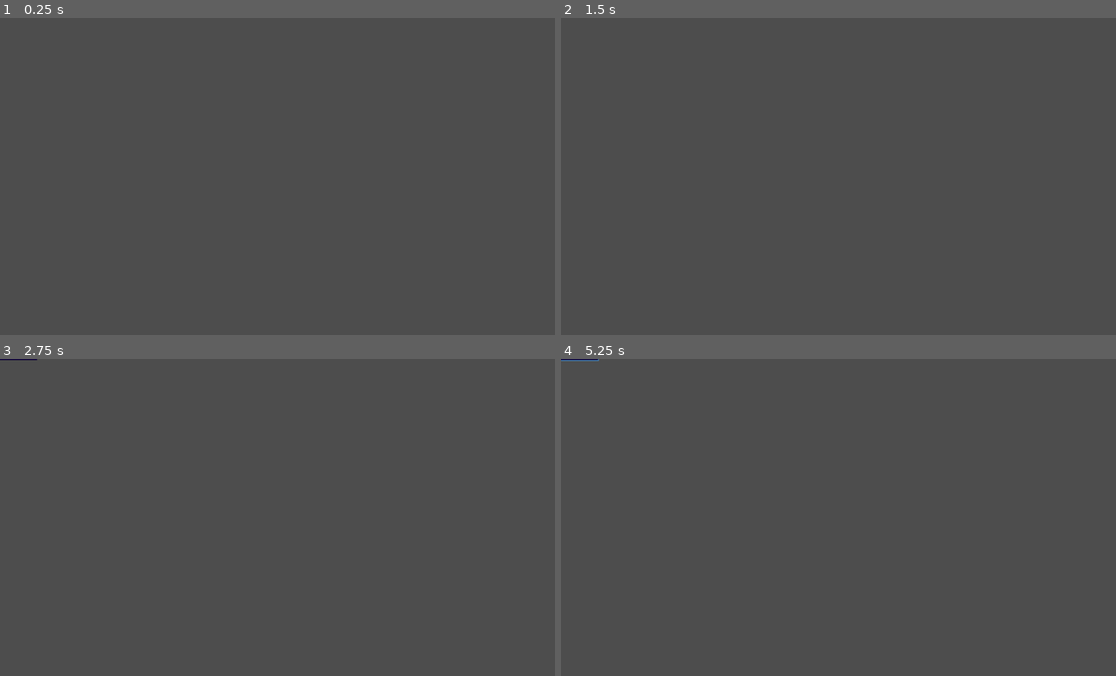
Above: before the commit, frames 1-4 (two rows, left to right).
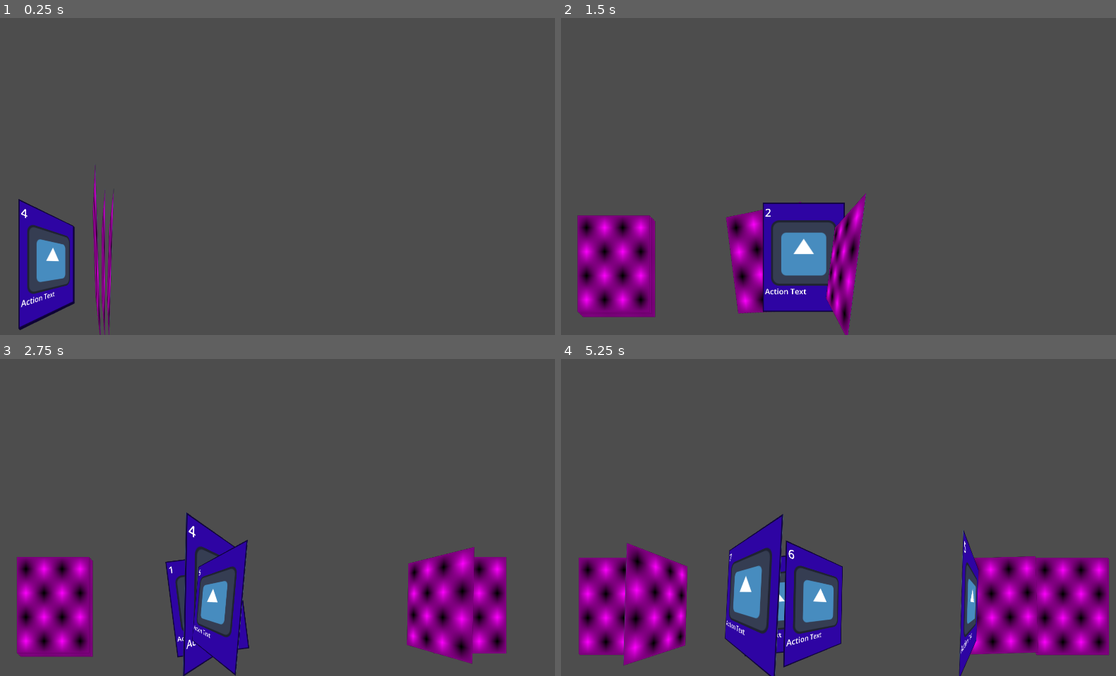
Above: after the commit, the same moments.

Repository: MamaDespik/GGJ-1
Game: Godot game, scene res://Cards/CardsContainer.tscn
Two runs of this game, one before a commit and one after it. Both use one fixed random seed, a clock stepped at 60 frames per second and the inputs below. Before the commit the project starts from res://Cards/card_pile.tscn. The engine's default icon, where the game draws it, is replaced by a stand-in: a white triangle on a blue panel in a dark square.
Inputs (mouse positions are in pixels of both pictures, inside the frame that each line leads up to):
- Up to frame 1 (0.25 s): no input
- Up to frame 2 (1.5 s): tap Enter (ui_accept) at 0.5, 0.77, 1.07 s; move the mouse to (966, 160) at 0.52 s; hold D (move_right) 0.53-1.28 s; hold Mouse wheel up (change_highlight_left) 0.53-1.28 s; tap Mouse wheel down (change_highlight_right) at 0.8, 1.35 s; move the mouse to (733, 192) at 1.27 s; hold S (move_down) from 1.28 s (still down)
- Up to frame 3 (2.75 s): tap Enter (ui_accept) at 1.52, 1.82, 2.3 s; click (172, 533) at 1.55 s; move the mouse to (338, 447) at 2.02 s; release S (move_down) at 2.03 s; press the mouse at (338, 447) at 2.03 s; hold D (move_right) from 2.03 s (still down)
- Up to frame 4 (5.25 s): move the mouse to (816, 580) at 2.77 s; release D (move_right) at 2.78 s; release the mouse at (816, 580) at 2.78 s; hold W (move_up) 2.78-3.53 s; tap Enter (ui_accept) at 2.85, 3.02, 3.32, 3.77, 4.07, 4.52, 4.82 s; tap Mouse wheel up (change_highlight_left) at 3.05 s; move the mouse to (1010, 565) at 3.52 s; hold Mouse wheel up (change_highlight_left) 3.53-4.28 s; hold A (move_left) 3.53-5.03 s; tap Mouse wheel down (change_highlight_right) at 3.8, 4.35 s; right-click (1010, 565) at 4.15 s; move the mouse to (672, 469) at 4.27 s; click (672, 469) at 4.55 s; move the mouse to (871, 517) at 5.02 s; press the mouse at (871, 517) at 5.03 s; hold S (move_down) from 5.03 s (still down)

The runs differ from the first frame. In frame 1, 3.6% of the frame differs, in the area x 3-21%, y 46-100%; in frame 2, 11%; in frame 3, 15%; in frame 4, 20%, in the area x 0-99%, y 0-100%.

Commit message:
Card Drawing, Playing, Discarding, Shuffling Flow

Diff:
--- a/godovelopment-game-jam-1/Cards/Card.tscn
+++ b/godovelopment-game-jam-1/Cards/Card.tscn
@@ -20,6 +20,7 @@
 size = Vector2(375, 500)
 
 [node name="Card" type="Node2D"]
+top_level = true
 script = ExtResource("1_470ht")
 card_title = "Base Card"
 card_image = ExtResource("2_wsk7e")
--- /dev/null
+++ b/godovelopment-game-jam-1/Cards/CardsContainer.tscn
@@ -0,0 +1,17 @@
+[gd_scene load_steps=4 format=3 uid="uid://qtxlhtingap8"]
+
+[ext_resource type="PackedScene" uid="uid://d00l07i5ch5hn" path="res://Cards/card_pile.tscn" id="1_5ohjb"]
+[ext_resource type="Script" uid="uid://certvh83frrd1" path="res://Cards/cards_container.gd" id="1_pb388"]
+[ext_resource type="PackedScene" uid="uid://dfbubca2bprgq" path="res://Cards/hand.tscn" id="2_5ohjb"]
+
+[node name="Control" type="Node2D"]
+script = ExtResource("1_pb388")
+
+[node name="DrawPile" parent="." instance=ExtResource("1_5ohjb")]
+position = Vector2(179, 1000)
+
+[node name="Hand" parent="." instance=ExtResource("2_5ohjb")]
+position = Vector2(825, 1000)
+
+[node name="DiscardPile" parent="." instance=ExtResource("1_5ohjb")]
+position = Vector2(1732, 1000)
--- a/godovelopment-game-jam-1/Cards/card.gd
+++ b/godovelopment-game-jam-1/Cards/card.gd
@@ -7,6 +7,8 @@
 
 var is_face_up:bool = true
 var is_highlighted:bool = false
+var position_tween:Tween
+var target_angle:float = 0
 
 @onready var card_model = $CardSprite/CardModelViewport/CardModel
 @onready var card_front = %CardFront
@@ -31,12 +33,10 @@
 	return
 
 func flip():
-	var target_angle:float
-	if is_face_up: target_angle = PI
-	else: target_angle = 0
+	target_angle += PI
+	is_face_up = !is_face_up
 	var tween = create_tween()
-	tween.tween_property(card_model, "rotation", Vector3(0,target_angle,0), .3)
-	tween.tween_property(self, "is_face_up", !is_face_up, 0)
+	tween.tween_property(card_model, "rotation:y", target_angle, 1)
 	return
 
 func use():
@@ -52,16 +52,24 @@
 
 func highlight():
 	is_highlighted = true
-	z_index = 99
+	#z_index = 99
 	var tween:Tween = create_tween()
 	tween.tween_property(self, "scale", Vector2(1.2,1.2), .2)
-	#TODO
 	return
 
 func dehighlight():
 	is_highlighted = false
-	z_index = 0
+	#z_index = 0
 	var tween:Tween = create_tween()
 	tween.tween_property(self, "scale", Vector2(1,1), .2)
-	#TODO
 	return
+
+func update_position(new_position:Vector2, new_rotation:float = 0):
+	var animation_time:float = 1 #+randf_range(-.01,.01)
+	#if position_tween == null or !position_tween.is_running():
+	position_tween = create_tween()
+	position_tween.set_ease(Tween.EASE_IN_OUT)
+	position_tween.set_parallel()
+	position_tween.tween_property(self, "global_position", new_position, animation_time)
+	position_tween.tween_property(self, "rotation", new_rotation, animation_time)
+	return
--- a/godovelopment-game-jam-1/Cards/card_pile.gd
+++ b/godovelopment-game-jam-1/Cards/card_pile.gd
@@ -3,28 +3,34 @@
 
 var cards:Array[Card]
 var offset:int = 3
-var count:int = 1 #DEBUG
 
 func draw() -> Card:
 	var drawn_card:Card = cards.pop_front()
-	if !drawn_card: return null
-	remove_child(drawn_card)
-	update_cards()
+	if drawn_card:
+		remove_child(drawn_card)
+		update_cards()
 	return drawn_card
 
 func update_cards():
 	for child in get_children():
 		remove_child(child)
 	for i in range(cards.size(),0, -1):
-		var tween:Tween = create_tween()
-		tween.tween_property(cards[i-1], "position", position + ((i-1) * Vector2(offset, offset)), .2)
-		#cards[i-1].position = position + ((i-1) * Vector2(offset, offset))
 		add_child(cards[i-1])
+		if cards[i-1].is_face_up: cards[i-1].flip()
 		cards[i-1].dehighlight()
+		#cards[i-1].global_position.y = global_position.y
+		cards[i-1].update_position(global_position + ((i-1)*Vector2(offset,offset)))
+		#var tween:Tween = create_tween()
+		#tween.set_parallel()
+		#tween.tween_property(cards[i-1], "global_position", global_position + ((i-1) * Vector2(offset, offset)), 1)
+		#tween.tween_property(cards[i-1], "rotation", 0, 1)
 	return
 
-func add_card(card:Card):
-	cards.append(card)
+func add_card(card:Card, put_on_top:bool = false):
+	if put_on_top:
+		cards.insert(0, card)
+	else:
+		cards.append(card)
 	update_cards()
 	return
 
@@ -37,16 +43,3 @@
 	cards.shuffle()
 	update_cards()
 	return
-
-func _input(event):
-	if event.is_action_pressed("select"): #DEBUG
-		var new_card:Card = load("res://Cards/Card.tscn").instantiate()
-		new_card.card_title = str(count)
-		count += 1
-		add_card(new_card)
-	if event.is_action_pressed("cancel"):#DEBUG
-		var drawn_card:Card = draw()
-		if drawn_card: drawn_card.queue_free()
-	if event.is_action_pressed("ui_accept"):#DEBUG
-		shuffle()
-	return
--- /dev/null
+++ b/godovelopment-game-jam-1/Cards/cards_container.gd
@@ -0,0 +1,36 @@
+extends Node2D
+class_name CardsContainer
+
+var count:int = 1 #DEBUG
+
+@onready var draw_pile: CardPile = $DrawPile
+@onready var hand: Hand = $Hand
+@onready var discard_pile: CardPile = $DiscardPile
+
+func _ready() -> void:
+	for i in 10:
+		var new_card:Card = load("res://Cards/Card.tscn").instantiate()
+		new_card.card_title = str(count)
+		count += 1
+		new_card.position = draw_pile.position
+		draw_pile.add_card(new_card)
+	for i in hand.hand_size:
+		hand.add_card(draw_pile.draw())
+	hand.card_removed.connect(_on_hand_card_removed)
+	hand.empty.connect(_on_hand_empty)
+	return
+
+func _on_hand_card_removed(card:Card):
+	discard_pile.add_card(card, true)
+	var drawn_card = draw_pile.draw()
+	if drawn_card:
+		hand.add_card(drawn_card)
+	return
+
+func _on_hand_empty():
+	for i in discard_pile.cards.size():
+		draw_pile.add_card(discard_pile.draw())
+	draw_pile.shuffle()
+	for i in hand.hand_size:
+		hand.add_card(draw_pile.draw())
+	return
--- a/godovelopment-game-jam-1/Cards/hand.gd
+++ b/godovelopment-game-jam-1/Cards/hand.gd
@@ -5,7 +5,7 @@
 var spacing:int = 100
 var angle_spacing:float = PI/25
 var cards:Array[Card]
-var highlight_index:int = -1
+var highlight_index:int = 0
 
 signal card_removed(card:Card)
 signal empty
@@ -14,10 +14,6 @@
 	return
 
 func _input(event: InputEvent) -> void:
-	if event.is_action_pressed("select"): #DEBUG
-		add_card(load("res://Cards/card.tscn").instantiate())
-	if event.is_action_pressed("cancel"): #DEBUG
-		remove_card(cards[0])
 	if event.is_action_pressed("change_highlight_left"):
 		highlight_index = wrapi(highlight_index-1, 0, cards.size())
 		update_highlight()
@@ -27,18 +23,26 @@
 	return
 
 func update_hand():
+	update_highlight()
 	for child in get_children():
 		remove_child(child)
-
 	@warning_ignore("integer_division")
-	var start_position:int = -(spacing*(cards.size()-1))/2
+	var start_position:float = global_position.x -(spacing*(cards.size()-1))/2
 	var start_angle:float = -(angle_spacing*(cards.size()-1))/2
 	for i in cards.size():
 		add_child(cards[i])
-		if !cards[i].is_face_up: cards[i].flip()
-		var tween:Tween = create_tween()
-		tween.tween_property(cards[i], "position", Vector2(start_position + (spacing * i), position.y),.2)
-		tween.tween_property(cards[i], "rotation", start_angle + (angle_spacing*i),.2)
+		if !cards[i].is_face_up:
+			cards[i].flip()
+		#cards[i].global_position.y = global_position.y
+		cards[i].update_position(Vector2(start_position + (spacing * i), global_position.y),
+								 start_angle    + (angle_spacing * i))
+		#var tween:Tween = create_tween()
+		#tween.set_parallel()
+		#tween.tween_property(cards[i],
+			#"global_position",
+			#Vector2(start_position + (spacing * i), global_position.y),
+			#1)
+		#tween.tween_property(cards[i], "rotation", start_angle + (angle_spacing*i),1)
 	return
 
 func add_card(card:Card):
@@ -50,6 +54,7 @@
 func remove_card(card:Card):
 	if cards.has(card):
 		cards.erase(card)
+		card.used.disconnect(_on_card_removed)
 	if get_children().has(card):
 		remove_child(card)
 	card_removed.emit(card)
@@ -61,7 +66,9 @@
 func update_highlight():
 	for card:Card in cards:
 		card.dehighlight()
-	cards[highlight_index].highlight()
+	if cards.size()>0:
+		highlight_index = clampi(highlight_index, 0, cards.size()-1)
+		cards[highlight_index].highlight()
 	return
 
 func _on_card_removed(card:Card):
--- a/godovelopment-game-jam-1/project.godot
+++ b/godovelopment-game-jam-1/project.godot
@@ -11,7 +11,7 @@
 [application]
 
 config/name="Godovelopment Game Jam 1"
-run/main_scene="uid://d00l07i5ch5hn"
+run/main_scene="uid://qtxlhtingap8"
 config/features=PackedStringArray("4.4", "GL Compatibility")
 config/icon="res://Assets/icon.svg"
 
Not shown, added: godovelopment-game-jam-1/Cards/cards_container.gd.uid
Not shown, changed: TODO.txt
